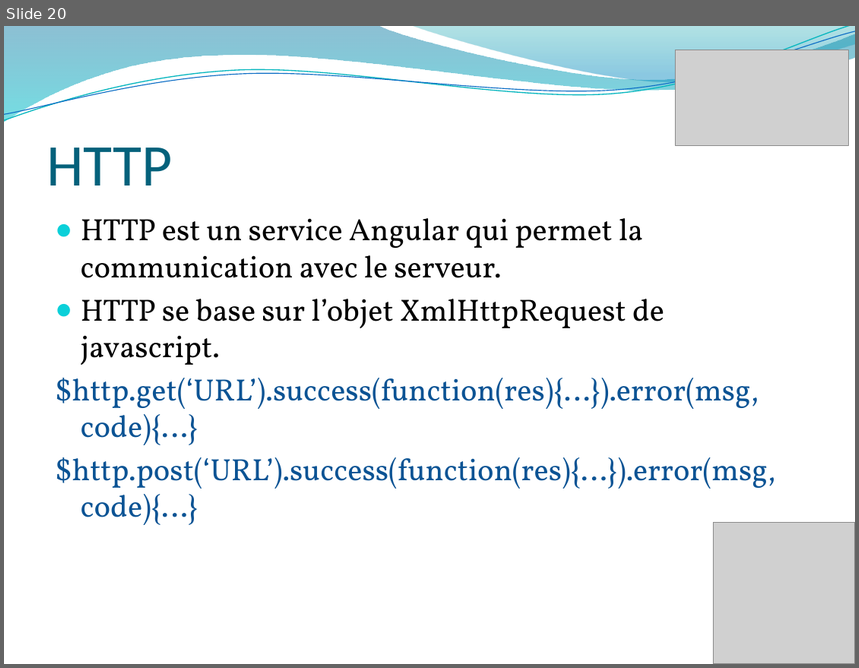
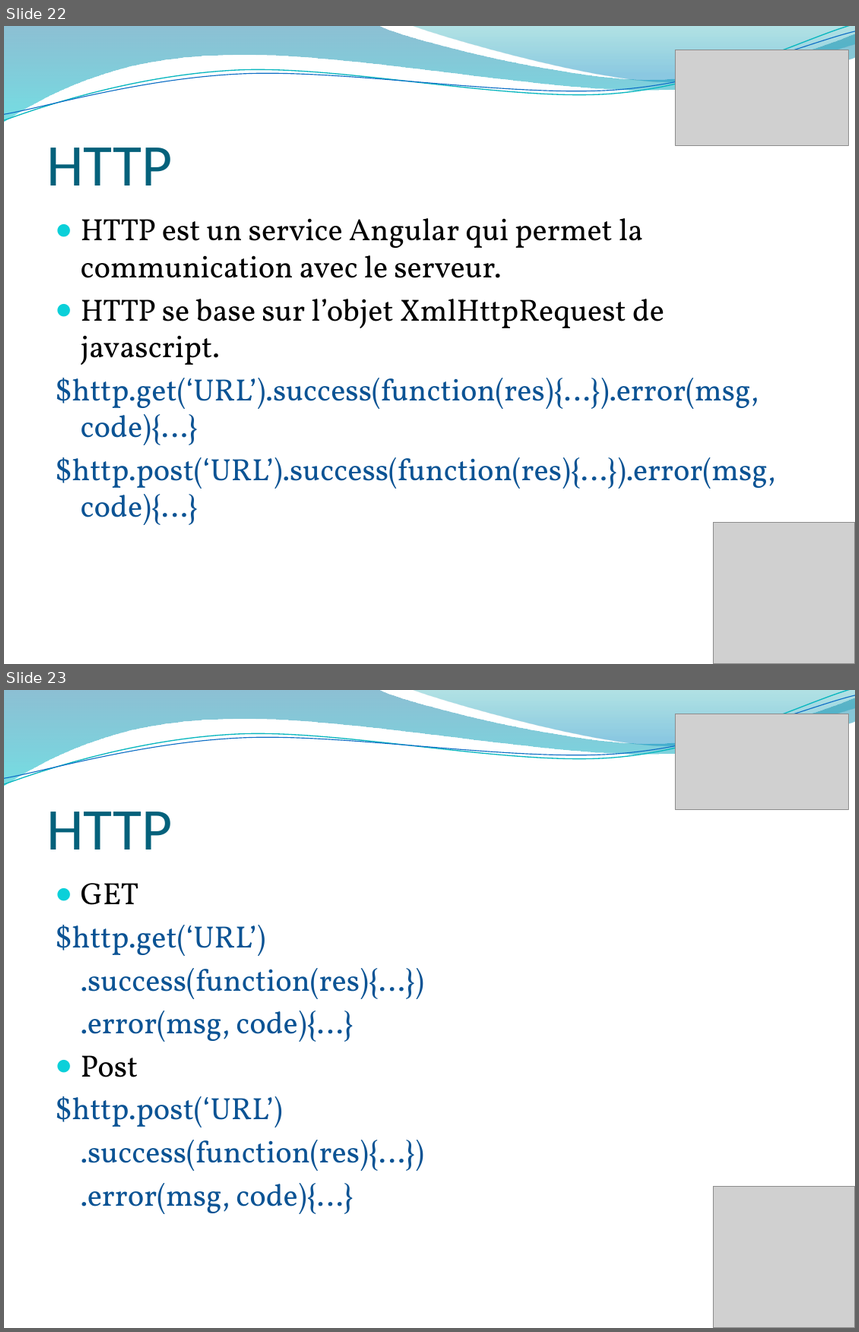
Before and after one commit to usfalami/Angular, a slide deck: _ng.pptx. Shown one above the other, each under a label of ours: slide 20 before the commit, slides 22 and 23 after it. The pictures are 859x668 and 859x1332 pixels, drawn with LibreOffice and Linux fonts; fonts in the diff are those of the drawing; grey boxes stand for pictures; background and template pictures are left out. Boxes give left, top, right and bottom in pixels: in the first picture for what was removed or moved away, otherwise in the second. Text is boxed around its words. In the diff, an @@ line names an element or a change of style, - is before the commit and + after.

```diff
--- a/_ng.pptx
+++ b/_ng.pptx
@@ slide 23 added at <box>4,690,855,1328</box>, background picture (left out); not listed: 4 template elements that a slide beside it also shows @@
@@ picture added at <box>676,714,848,809</box> @@
@@ title added at <box>47,812,172,850</box>, 50 pt, text #04617B @@
+HTTP
@@ text added at <box>55,883,424,1214</box>, 26 pt, text #0B5394 @@
+● GET
+$http.get(‘URL’)
+.success(function(res){…})
+.error(msg, code){…}
+● Post
+$http.post(‘URL’)
+.success(function(res){…})
+.error(msg, code){…}
@@ picture added at <box>713,1186,855,1328</box> @@
@@ what was slide 20 is now slide 22 @@
```
Also in this commit, not shown: 8 slides changed, 2 other slides added, 9 other files.
